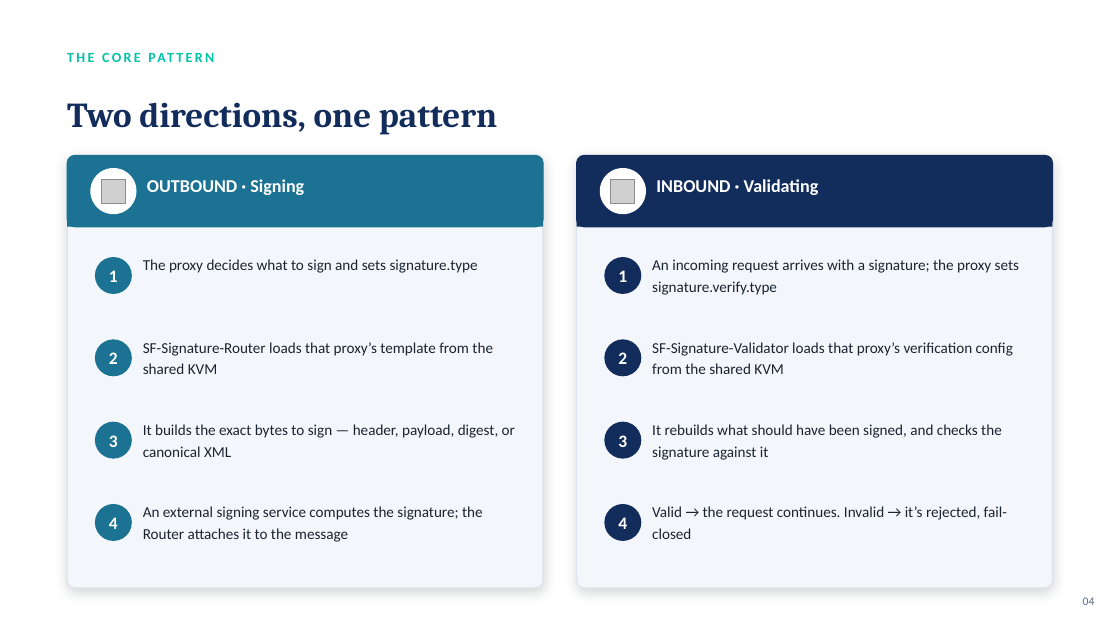
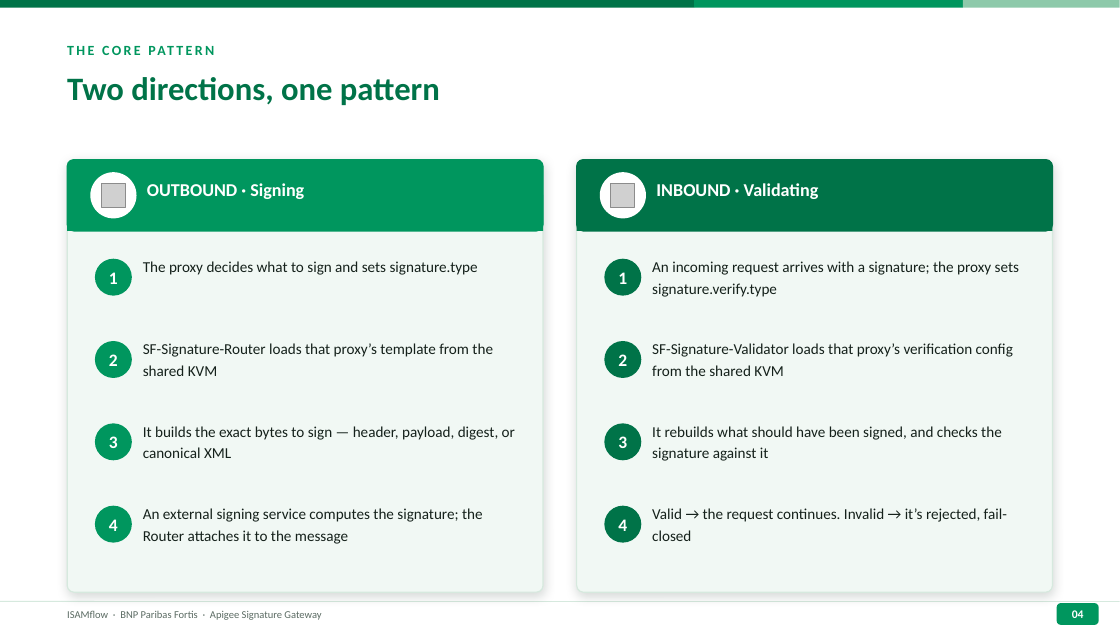
Before and after one commit to Barondev007/ISAMflow, a slide deck: slide 4 of Signature-Flow-Overview.pptx. Drawn at 1120x630 pixels with LibreOffice and Linux fonts; fonts in the diff are those of the drawing; grey boxes stand for pictures. Boxes give left, top, right and bottom in pixels: in the first picture for what was removed or moved away, otherwise in the second. Text is boxed around its words. In the diff, an @@ line names an element or a change of style, - is before the commit and + after.

```diff
--- a/Signature-Flow-Overview.pptx
+++ b/Signature-Flow-Overview.pptx
@@ rectangle added at [0, 0, 694, 8], fill #007348 @@
@@ rectangle added at [694, 0, 963, 8], fill #00965E @@
@@ rectangle added at [963, 0, 1120, 8], fill #8DC9AA @@
@@ text "THE CORE PATTERN": place and size @@
-text "THE CORE PATTERN" at [67, 42, 739, 71]
+text "THE CORE PATTERN" at [67, 35, 739, 65]
@@ text "THE CORE PATTERN" at [67, 35, 739, 65]: text colour #00C2A8 to #00965E @@
@@ text "Two directions, one pattern": place and size @@
-text "Two directions, one pattern" at [67, 102, 497, 135]
+text "Two directions, one pattern" at [67, 77, 440, 105]
@@ text "Two directions, one pattern" at [67, 77, 440, 105]: size 30 to 28 pt, font Cambria to Calibri, text colour #122C5C to #007348; vertical alignment middle to top @@
@@ rounded rectangle at [67, 160, 544, 592]: fill #F3F6FA to #F1F8F4; outline #DCE3EC 1 pt to #D6E9DE 1 pt; shadow changed; proportions changed @@
@@ rounded rectangle at [67, 160, 544, 231]: fill #1C7293 to #00965E; outline #1C7293 1 pt to #00965E 1 pt; proportions changed @@
@@ 4 rounded rectangles, 2 texts, 2 ellipses, 2 pictures: place and size @@
-4 rounded rectangles, 2 texts, 2 ellipses, 2 pictures at [67, 155, 1054, 588]
+4 rounded rectangles, 2 texts, 2 ellipses, 2 pictures at [67, 160, 1054, 592]
@@ rounded rectangle at [577, 160, 1054, 592]: fill #F3F6FA to #F1F8F4; outline #DCE3EC 1 pt to #D6E9DE 1 pt; shadow changed; proportions changed @@
@@ rounded rectangle at [577, 160, 1054, 231]: fill #122C5C to #007348; outline #122C5C 1 pt to #007348 1 pt; proportions changed @@
@@ fill #1C7293 to #00965E in 5 elements at [95, 506, 132, 543], [95, 259, 132, 296], [95, 341, 132, 378], [95, 423, 132, 460], [67, 195, 544, 231] @@
@@ rectangle: place and size @@
-rectangle at [67, 193, 544, 227]
+rectangle at [67, 195, 544, 231]
@@ fill #122C5C to #007348 in 5 elements at [605, 506, 642, 543], [605, 259, 642, 296], [605, 341, 642, 378], [605, 423, 642, 460], [577, 195, 1054, 231] @@
@@ rectangle: place and size @@
-rectangle at [577, 193, 1054, 227]
+rectangle at [577, 195, 1054, 231]
@@ text colour #1B2431 to #15211B in 8 elements at [143, 508, 483, 544], [143, 261, 478, 275], [143, 343, 493, 376], [143, 426, 515, 458], [652, 261, 1019, 297], [652, 343, 1013, 376], [652, 508, 1007, 541], [652, 426, 1002, 461] @@
@@ line added from (0, 602) to (1120, 602), #D6E9DE 0.75 pt @@
@@ text added at [67, 611, 321, 620], 9 pt, text #5B6B63 @@
+ISAMflow · BNP Paribas Fortis · Apigee Signature Gateway
@@ text "04": place and size @@
-text "04" at [1083, 597, 1095, 605]
+text "04" at [1072, 610, 1084, 618]
@@ text "04" at [1072, 610, 1084, 618]: text colour #5B6B82 to #FFFFFF, bold on; alignment right to centre @@
@@ rounded rectangle added at [1057, 603, 1099, 625], fill #00965E @@
```
Also in this commit, not shown: 12 other slides changed, 5 slides added.
